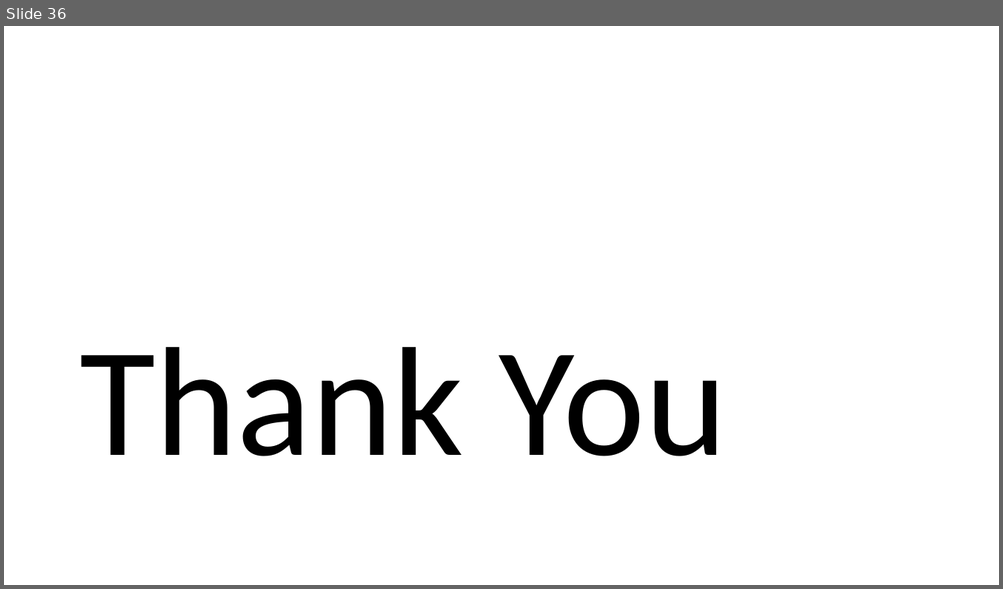
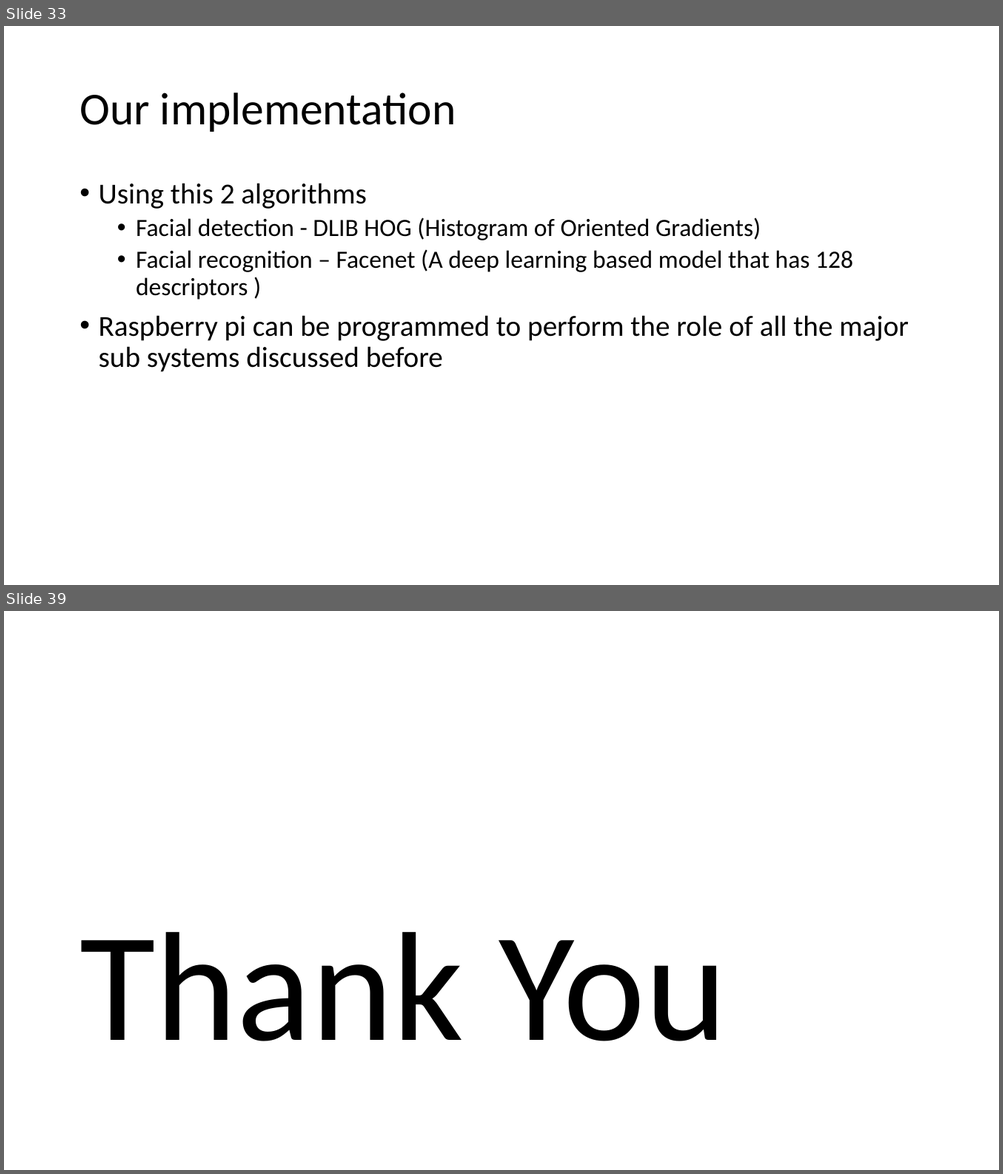
Before and after one commit to Chandru-crypted/Attendance_system_using_facial_recognition, a slide deck: DOCS/PPT's/Problem statement.pptx. Shown one above the other, each under a label of ours: slide 36 before the commit, slides 33 and 39 after it; the slides between them are not shown. The pictures are 1003x589 and 1003x1174 pixels, drawn with LibreOffice and Linux fonts; fonts in the diff are those of the drawing. Boxes give left, top, right and bottom in pixels: in the first picture for what was removed or moved away, otherwise in the second. Text is boxed around its words. In the diff, an @@ line names an element or a change of style, - is before the commit and + after.

```diff
--- a/DOCS/PPT's/Problem statement.pptx
+++ b/DOCS/PPT's/Problem statement.pptx
@@ slide 33 added at [4, 26, 999, 585], background #FFFFFF @@
@@ title added at [79, 93, 456, 132], 44 pt, text #000000 @@
+Our implementation
@@ text added at [99, 183, 908, 372], 24 pt, text #000000 @@
+• Using this 2 algorithms
+  • Facial detection - DLIB HOG (Histogram of Oriented Gradients)
+  • Facial recognition – Facenet (A deep learning based model that has 128 descriptors )
+• Raspberry pi can be programmed to perform the role of all the major sub systems discussed before
@@ what was slide 36 is now slide 39 @@
```
Also in this commit, not shown: 6 slides changed, 6 other slides added, 4 slides removed, 5 other files.
